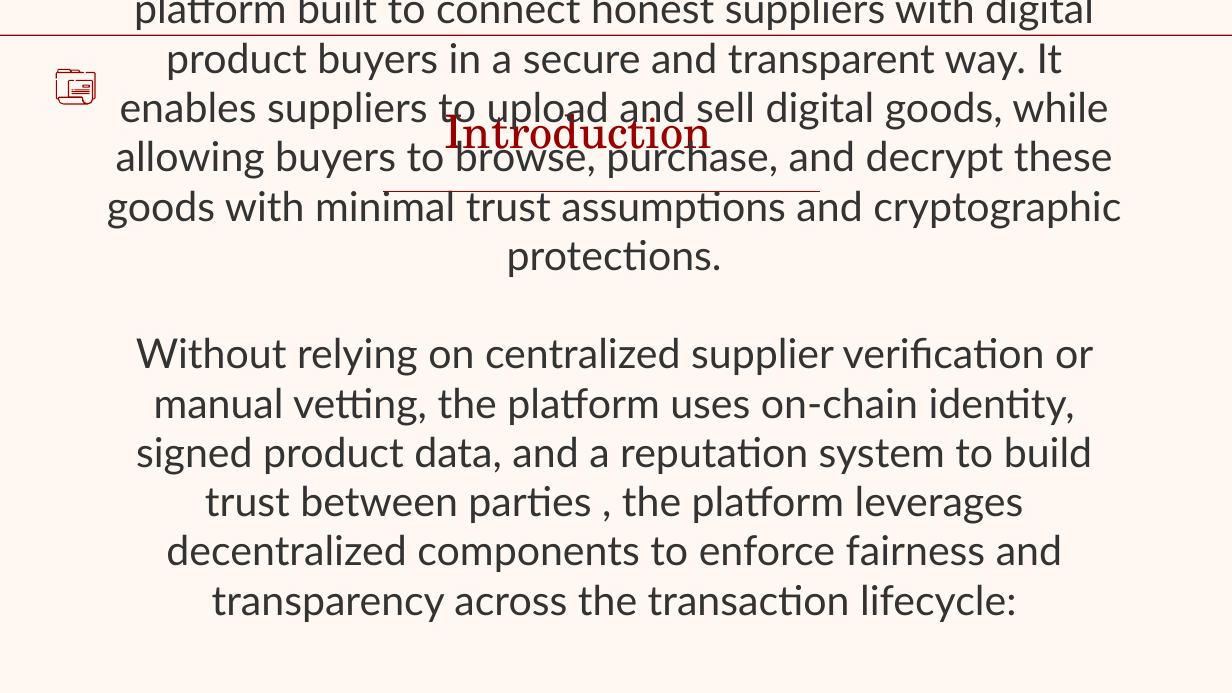
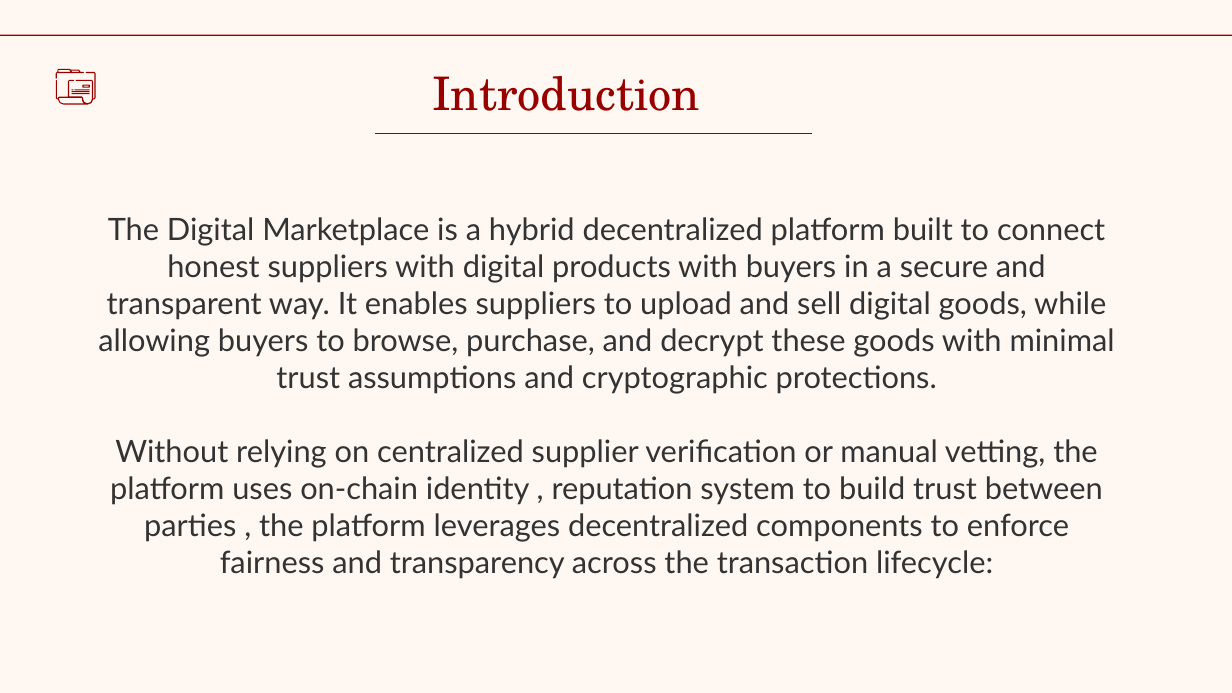
Before and after one commit to stfx86/SupplierMS, a slide deck: slide 2 of overview.pptx. Drawn at 1232x693 pixels with LibreOffice and Linux fonts; fonts in the diff are those of the drawing. Boxes give left, top, right and bottom in pixels: in the first picture for what was removed or moved away, otherwise in the second. Text is boxed around its words. In the diff, an @@ line names an element or a change of style, - is before the commit and + after.

```diff
--- a/overview.pptx
+++ b/overview.pptx
@@ title "Introduction" rewrapped from <box>444,102,712,162</box> to <box>432,76,700,111</box> @@
@@ line moved from (819, 191) - (383, 191) to (812, 134) - (376, 134) @@
@@ subtitle at <box>98,217,1115,579</box>: text changed; size 24 to 18 pt @@
-  The Digital Marketplace is a hybrid decentralized platform built to connect honest suppliers with digital product buyers in a secure and transparent way. It enables suppliers to upload and sell digital goods, while allowing buyers to browse, purchase, and decrypt these goods with minimal trust assumptions and cryptographic protections.
-  Without relying on centralized supplier verification or manual vetting, the platform uses on-chain identity, signed product data, and a reputation system to build trust between parties , the platform leverages decentralized components to enforce fairness and transparency across the transaction lifecycle:
+  The Digital Marketplace is a hybrid decentralized platform built to connect honest suppliers with digital products with buyers in a secure and transparent way. It enables suppliers to upload and sell digital goods, while allowing buyers to browse, purchase, and decrypt these goods with minimal trust assumptions and cryptographic protections.
+  Without relying on centralized supplier verification or manual vetting, the platform uses on-chain identity , reputation system to build trust between parties , the platform leverages decentralized components to enforce fairness and transparency across the transaction lifecycle:
```
Also in this commit, not shown: 14 other slides changed, 10 slides added, 1 slide removed, 2 other files.
